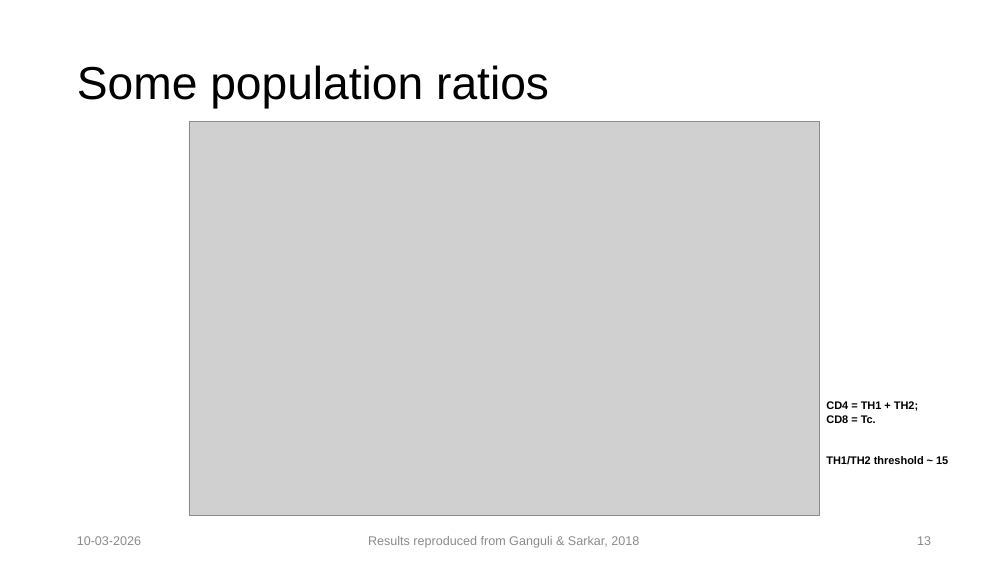
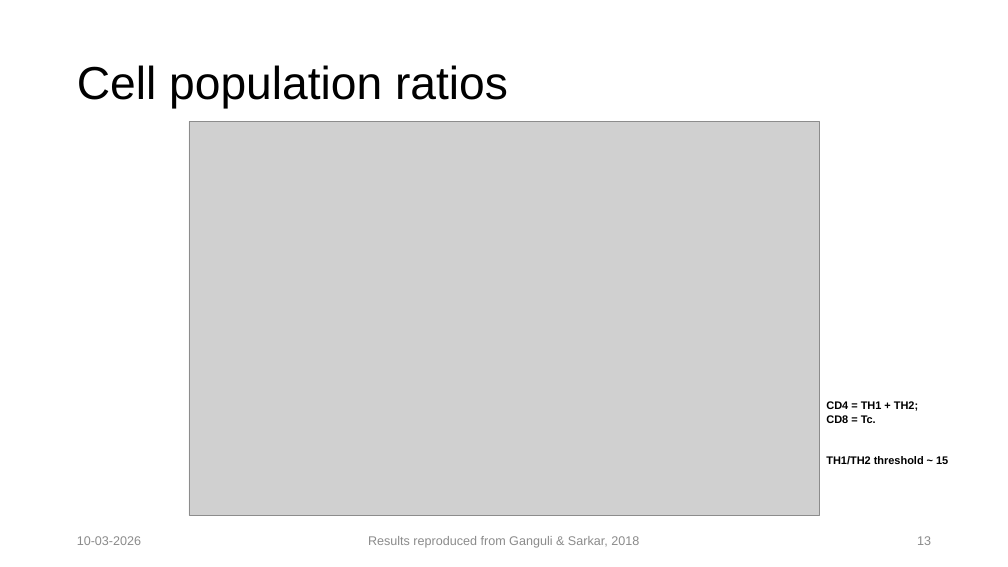
Before and after one commit to lokesh-venkatesh/TIME_Dynamics, a slide deck: slide 13 of resources/Lab Presentation 10th March.pptx. Drawn at 1008x567 pixels with LibreOffice and Linux fonts; fonts in the diff are those of the drawing; grey boxes stand for pictures. Boxes give left, top, right and bottom in pixels: in the first picture for what was removed or moved away, otherwise in the second. Text is boxed around its words. In the diff, an @@ line names an element or a change of style, - is before the commit and + after.

```diff
--- a/resources/Lab Presentation 10th March.pptx
+++ b/resources/Lab Presentation 10th March.pptx
@@ title at (77, 65, 508, 109): text changed @@
-Some population ratios
+Cell population ratios
```
Also in this commit, not shown: 3 other slides changed, 1 slide added, 15 other files.
